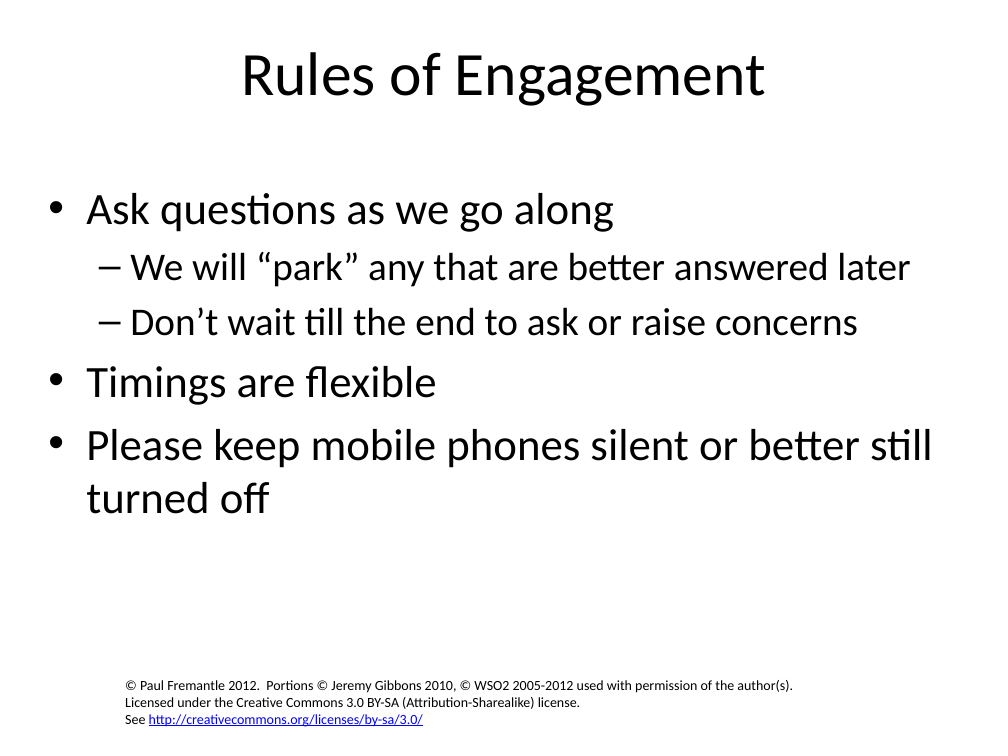
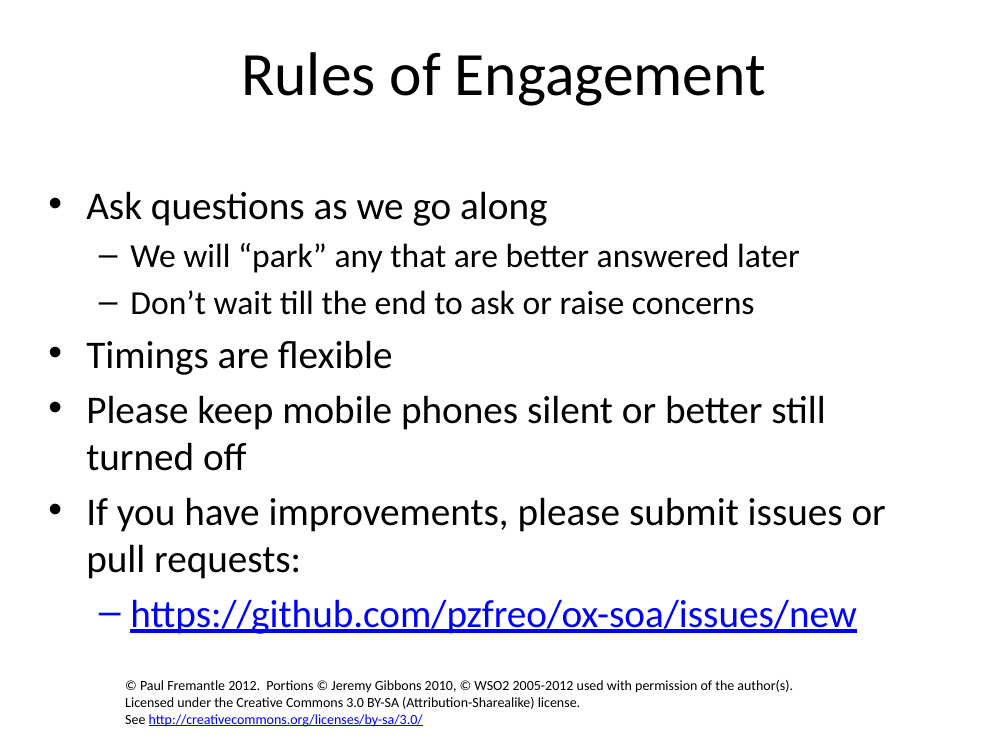
Before and after one commit to pzfreo/ox-soa-old, a slide deck: slide 10 of presentations/source/00-intro.pptx. Drawn at 1008x756 pixels with LibreOffice and Linux fonts; fonts in the diff are those of the drawing; background and template pictures are left out. Boxes give left, top, right and bottom in pixels: in the first picture for what was removed or moved away, otherwise in the second. Text is boxed around its words. In the diff, an @@ line names an element or a change of style, - is before the commit and + after.

```diff
--- a/presentations/source/00-intro.pptx
+++ b/presentations/source/00-intro.pptx
@@ text at <box>86,191,826,471</box>: size 32 to 28 pt in "Ask questions as we go along", "Timings are flexible", "Please keep mobile phones silent or better ..."; size 28 to 24 pt in "We will “park” any that are better ...", "Don’t wait till the end to ask ..." @@
@@ text at <box>86,497,886,634</box>: paragraphs added @@
+• If you have improvements, please submit issues or pull requests:
+  – https://github.com/pzfreo/ox-soa/issues/new
```
Also in this commit, not shown: 4 other slides changed, 49 other files.
